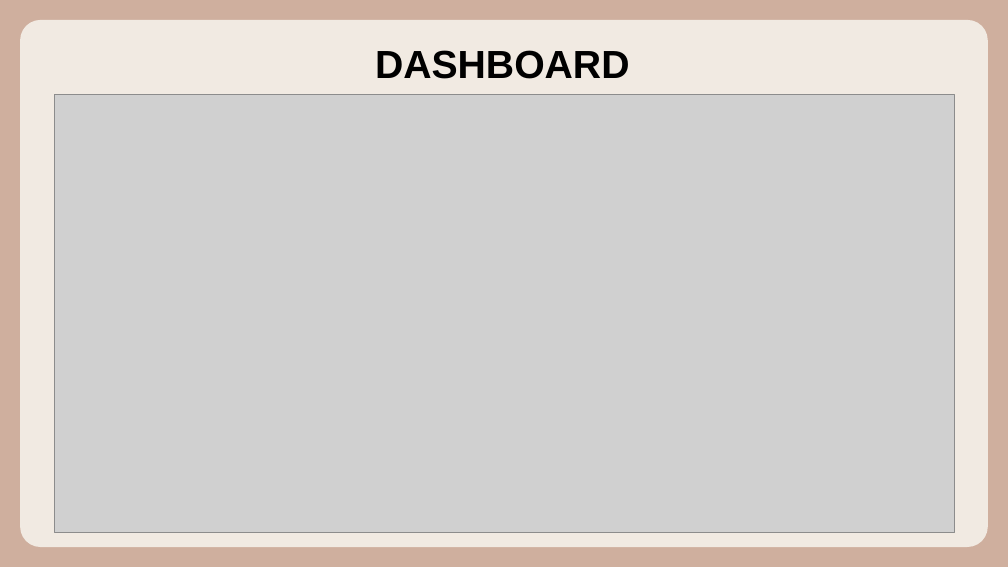
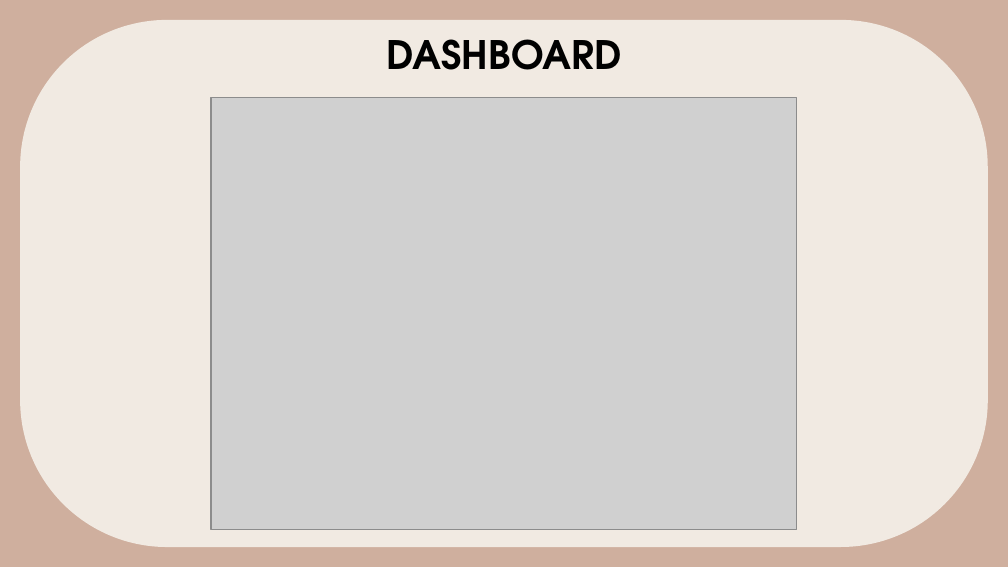
Before and after one commit to ashwin-v4/london-traffic-analysis, a slide deck: slide 17 of Team 17.pptx (slide 11 before the commit). Drawn at 1008x567 pixels with LibreOffice and Linux fonts; fonts in the diff are those of the drawing; grey boxes stand for pictures. Boxes give left, top, right and bottom in pixels: in the first picture for what was removed or moved away, otherwise in the second. Text is boxed around its words. In the diff, an @@ line names an element or a change of style, - is before the commit and + after.

Commit message:
PPT changes

```diff
--- a/Team 17.pptx
+++ b/Team 17.pptx
@@ rounded rectangle at (20, 20, 988, 547): proportions changed @@
@@ text "DASHBOARD": place and size @@
-text "DASHBOARD" at (375, 50, 630, 79)
+text "DASHBOARD" at (387, 39, 622, 70)
@@ text "DASHBOARD" at (387, 39, 622, 70): font Arial to TeX Gyre Adventor; alignment left to centre; line spacing 1 to 0.9; vertical alignment top to middle @@
@@ picture: place and size @@
-picture at (54, 95, 955, 533)
+picture at (211, 98, 796, 530)
```
Also in this commit, not shown: 1 other slide changed, 4 slides added.
